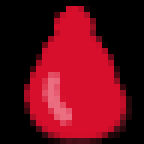
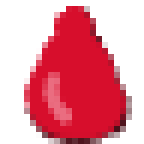
The second (144, 144) image is a revision of the first. Changes to its layers:
hid "Background" over [0, 0, 144, 144]
